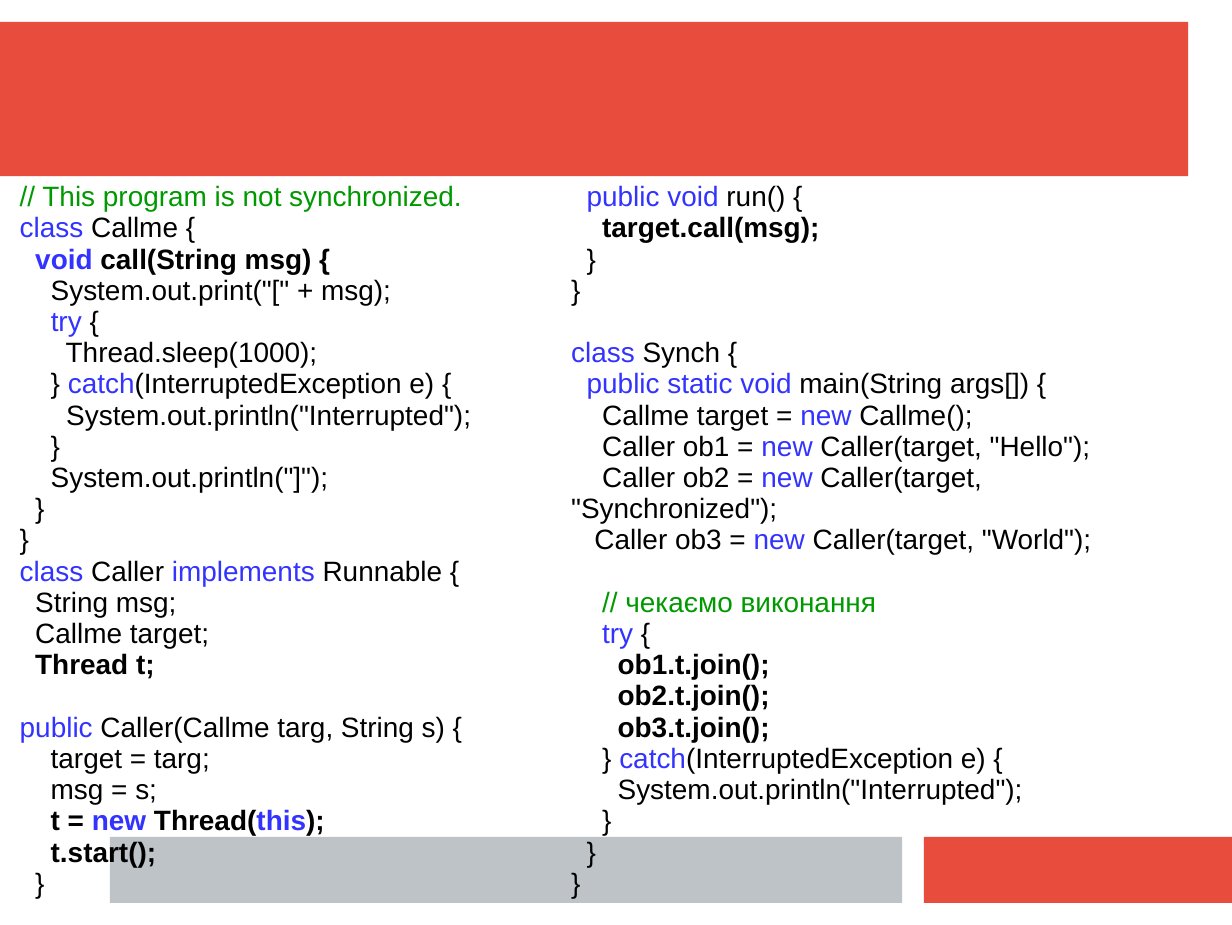
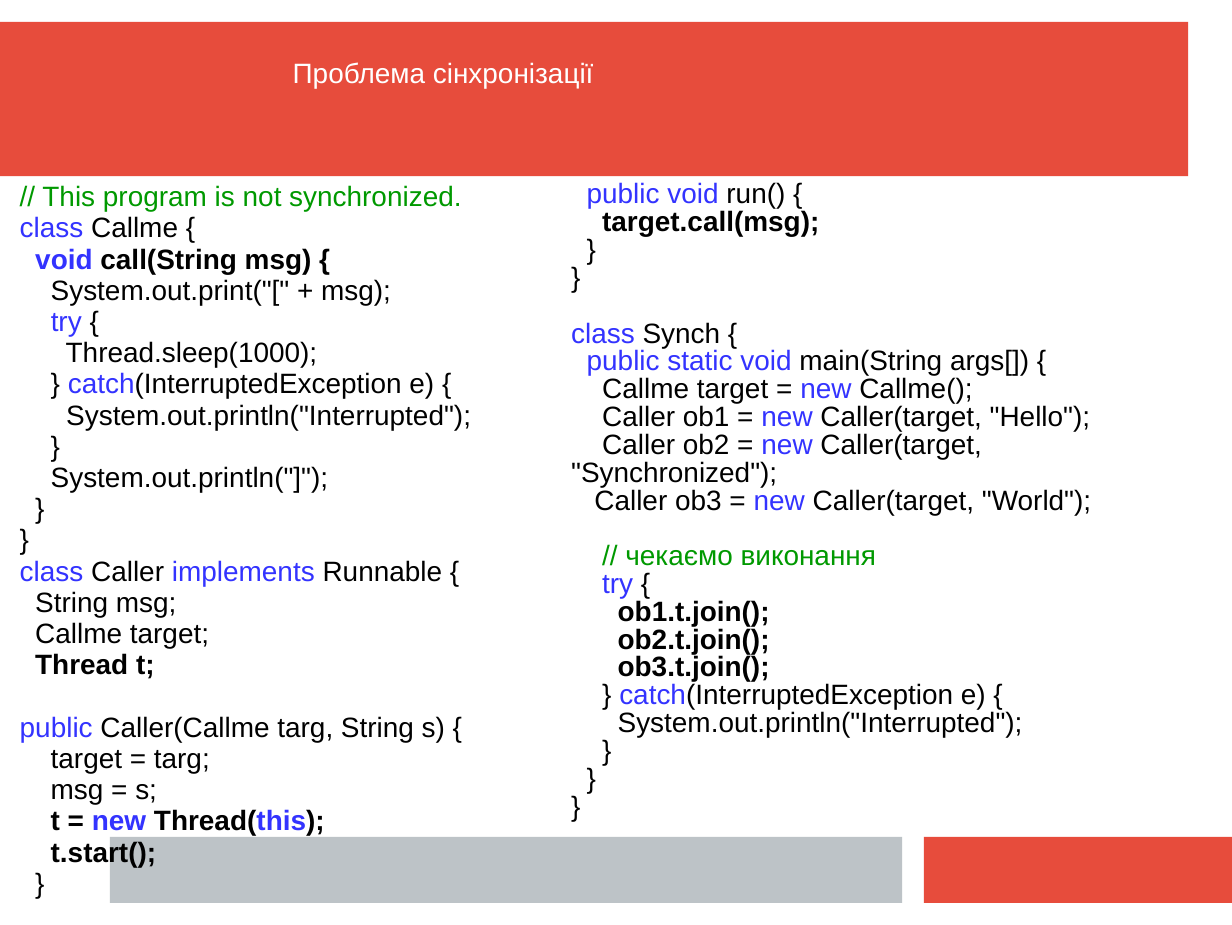
Before and after one commit to mecchmatProjects/JavaCourse, a slide deck: slide 28 of L10_Multi/JavaTutorUkr10.ppt (slide 26 before the commit). Drawn at 1232x925 pixels with LibreOffice and Linux fonts; fonts in the diff are those of the drawing. Boxes give left, top, right and bottom in pixels: in the first picture for what was removed or moved away, otherwise in the second. Text is boxed around its words. In the diff, an @@ line names an element or a change of style, - is before the commit and + after.

```diff
--- a/L10_Multi/JavaTutorUkr10.ppt
+++ b/L10_Multi/JavaTutorUkr10.ppt
@@ text added at (x1=293, y1=62, x2=594, y2=88), 18 pt, text #FFFFFF @@
+Проблема сінхронізації
@@ text "public void run() {" at (x1=571, y1=182, x2=1091, y2=737): line spacing 0.93 to 0.83 @@
```
Also in this commit, not shown: 24 other slides changed, 25 slides added, 1 slide removed.
